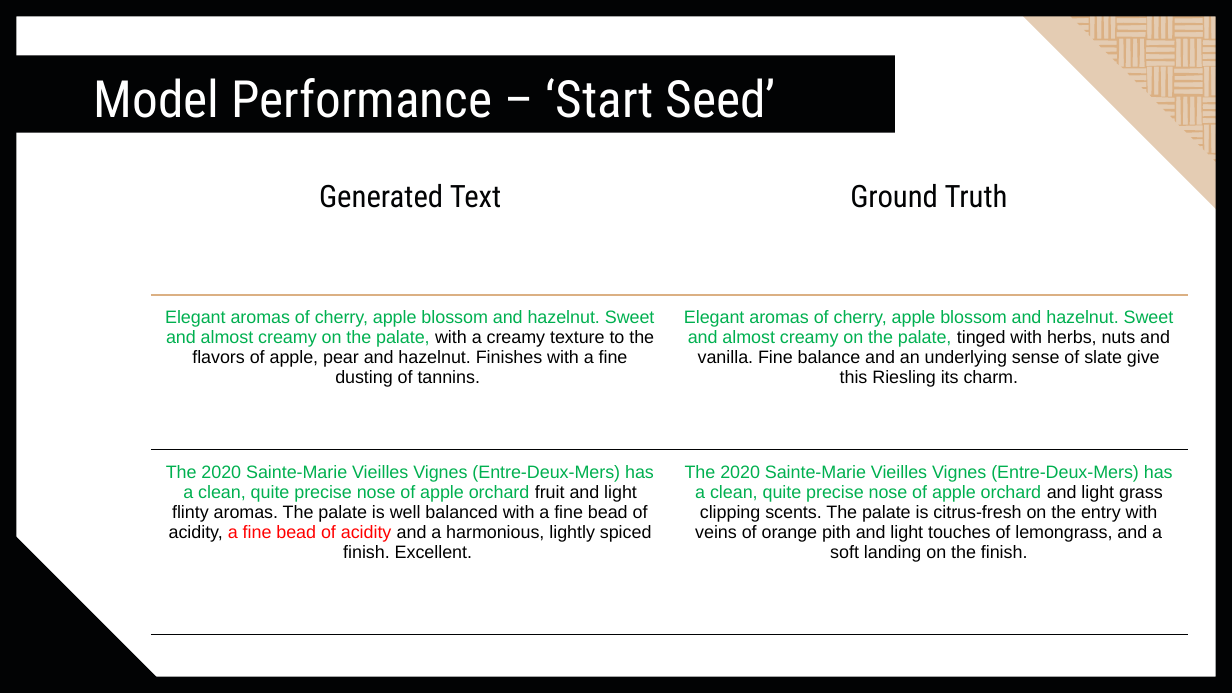
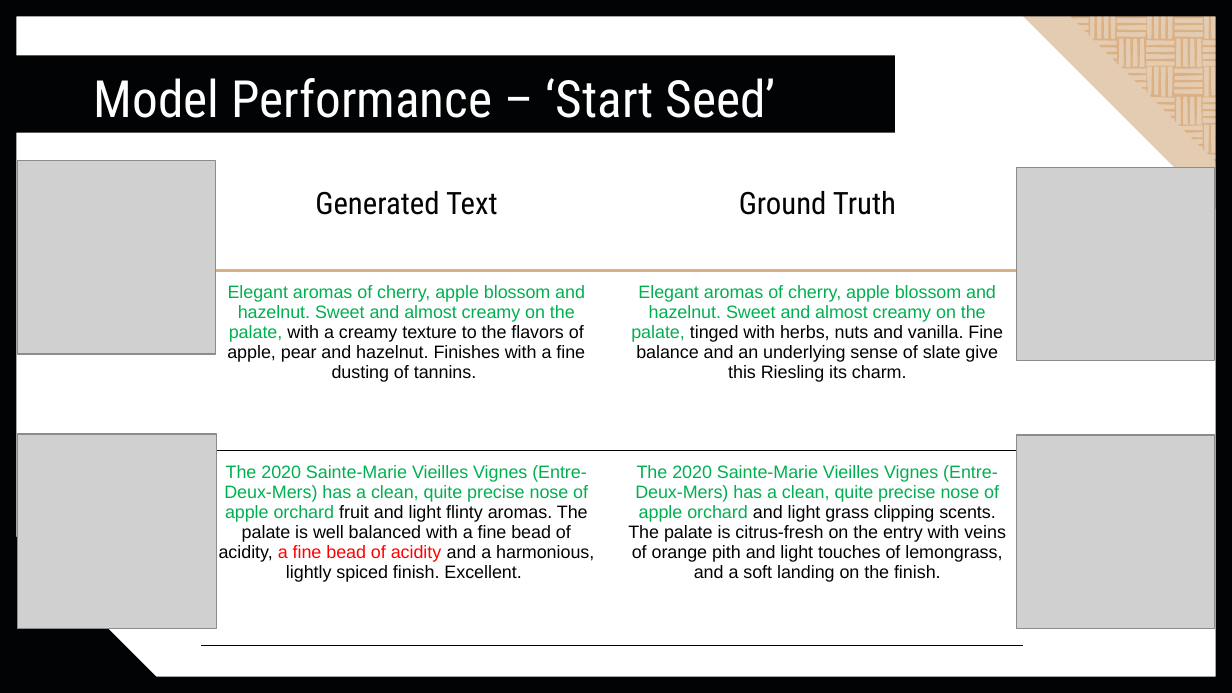
Before and after one commit to BingmingT/GA-projects, a slide deck: slide 17 of capstone/GA Capstone.pptx. Drawn at 1232x693 pixels with LibreOffice and Linux fonts; fonts in the diff are those of the drawing; grey boxes stand for pictures. Boxes give left, top, right and bottom in pixels: in the first picture for what was removed or moved away, otherwise in the second. Text is boxed around its words. In the diff, an @@ line names an element or a change of style, - is before the commit and + after.

```diff
--- a/capstone/GA Capstone.pptx
+++ b/capstone/GA Capstone.pptx
@@ picture added at bbox=[17, 160, 216, 354] @@
@@ table: place and size @@
-table at bbox=[150, 166, 1188, 634]
+table at bbox=[201, 174, 1024, 646]
@@ picture added at bbox=[1016, 168, 1215, 361] @@
@@ picture added at bbox=[17, 434, 216, 628] @@
@@ picture added at bbox=[1016, 435, 1215, 628] @@
```
Also in this commit, not shown: 4 other slides changed, 1 other file.
